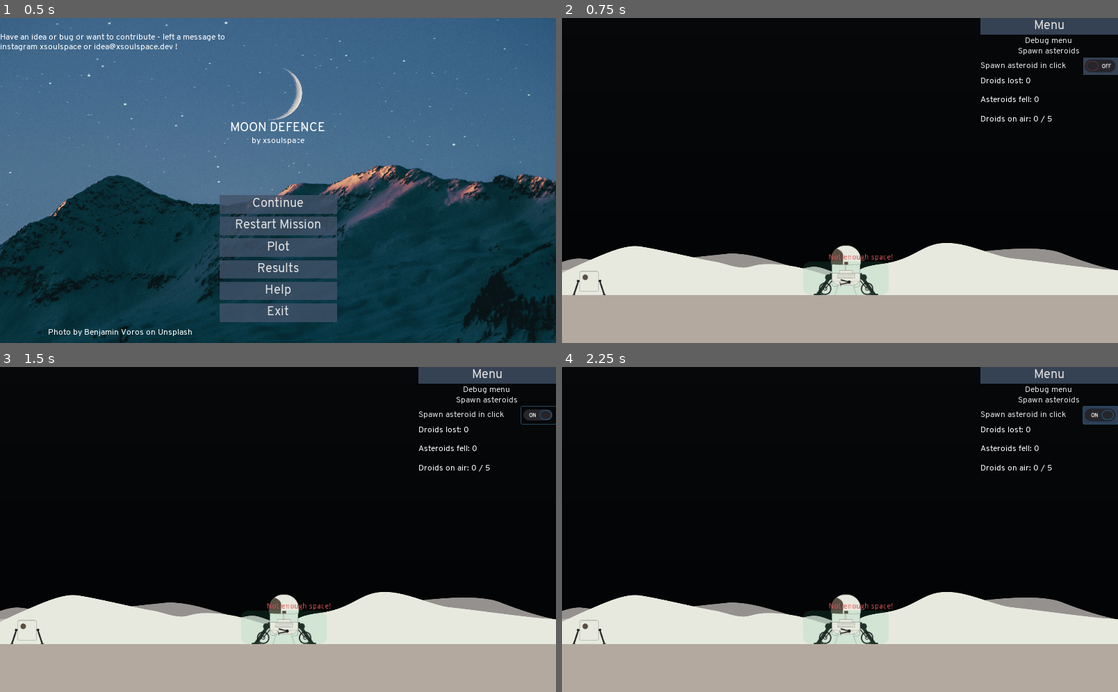
Above: before the commit, frames 1-4 (two rows, left to right).
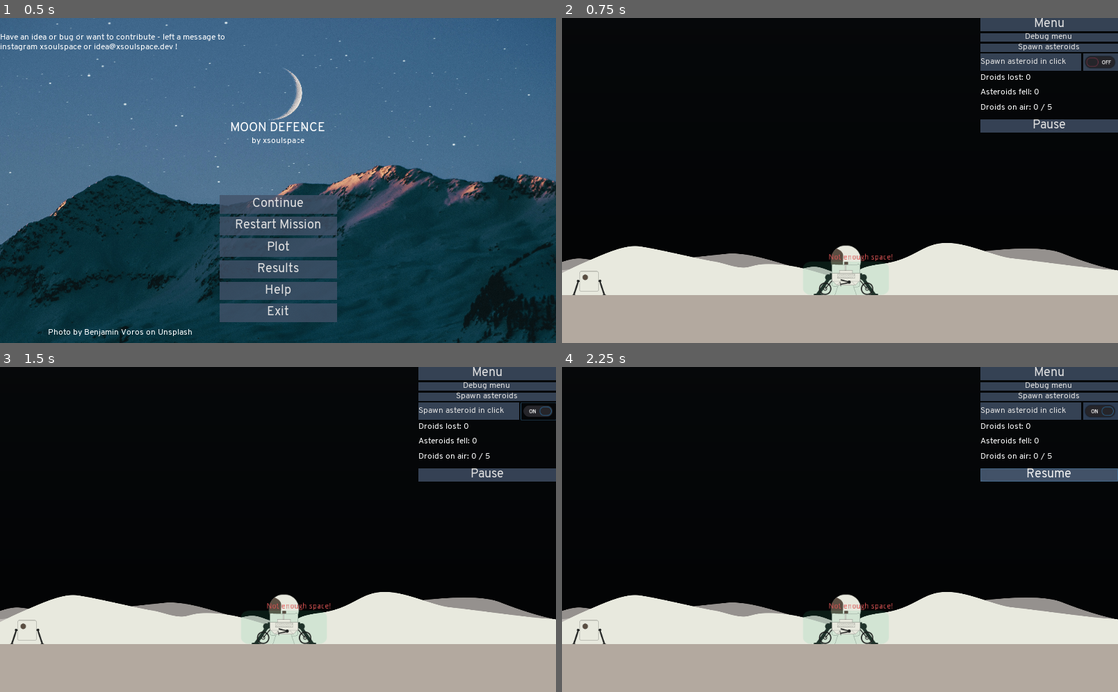
Above: after the commit, the same moments.

Repository: Arenukvern/gd_moon_defence
Game: Godot game, scene res://levels/ScenesRoot.tscn
Same seed, same stepped clock (60 frames per second), same inputs: the game is played once before the commit and once after it.
Inputs (mouse positions are in pixels of both pictures, inside the frame that each line leads up to; where the layout moved, square brackets give the same spot in the first picture):
- Up to frame 1 (0.5 s): no input
- Up to frame 2 (0.75 s): click "Restart Mission" at 0.5 s
- Up to frame 3 (1.5 s): click (539, 412) [539, 415] at 1.25 s
- Up to frame 4 (2.25 s): click (1051, 474) at 2 s, where only the run after the commit has a clickable "Pause"

Frame 1 is identical in both runs. In frame 2, 4.0% of the frame differs, in the area x 75-100%, y 0-36%; in frame 3, 3.9%; in frame 4, 4.1%.

Commit message:
Add: scale asteroid dependable from mass Add: pause/resume game

Diff:
--- a/objects/asteroid/ice_watered/IceWateredAsteroid.gd
+++ b/objects/asteroid/ice_watered/IceWateredAsteroid.gd
@@ -13,7 +13,8 @@
 	define_target_position()
 	randomize()
 	mass = rand_range( 1,  mass_max)
-
+	var mass_ratio = mass/ mass_max
+	self.scale = Vector2(mass_ratio,mass_ratio)
 	var iceResource:= BaseResourceFactory.getWaterIce(mass)
 	health_damage_system.initSystem( [ iceResource ] )
 
--- /dev/null
+++ b/ui_debug/PauseButton.gd
@@ -0,0 +1,16 @@
+extends Button
+
+var isPaused: bool setget set_isPaused, get_isPaused
+func set_isPaused(isPaused: bool)->void:
+	if isPaused:
+		self.text = 'Resume'
+	else:
+		self.text = 'Pause'
+
+	get_tree().paused = isPaused
+
+func get_isPaused()-> bool:
+	return get_tree().paused
+
+func _on_PauseButton_button_up():
+	self.isPaused = not self.isPaused
--- a/ui_debug/SpawnAsteroid.gd
+++ b/ui_debug/SpawnAsteroid.gd
@@ -1,8 +1,8 @@
 extends HBoxContainer
 
 onready var root: Node = $'.'
-export var is_spawn_enabled: bool= false setget set_is_spawn_enabled
-onready var checkButton: CheckButton = get_node('SpawnAsteroidMouseClickCheckButton')
+export var is_spawn_enabled: bool = false setget set_is_spawn_enabled
+onready var checkButton: CheckButton = $'SpawnAsteroidMouseClickCheckButton'
 
 func set_is_spawn_enabled(isEnable:bool)->void:
 	is_spawn_enabled = isEnable
@@ -12,7 +12,7 @@
 	self.is_spawn_enabled = false
 
 func _unhandled_input(event: InputEvent) -> void:
-	if self.is_spawn_enabled:
+	if is_spawn_enabled:
 		var isLeftClick = InputHelper.isLeftClick(event)
 		if isLeftClick:
 			AsteroidsState.add_asteroid(get_global_mouse_position())
--- a/ui_debug/UIDebug.tscn
+++ b/ui_debug/UIDebug.tscn
@@ -7,13 +7,18 @@
 [ext_resource path="res://ui_debug/OpenButton.gd" type="Script" id=5]
 [ext_resource path="res://ui_debug/SpawnAsteroids.gd" type="Script" id=6]
 [ext_resource path="res://ui_debug/SpawnAsteroid.gd" type="Script" id=7]
+[ext_resource path="res://ui_debug/PauseButton.gd" type="Script" id=8]
 
 [node name="UIDebug" type="Control"]
+pause_mode = 2
 anchor_right = 1.0
 anchor_bottom = 1.0
 margin_left = 771.0
 margin_bottom = -389.0
 script = ExtResource( 1 )
+__meta__ = {
+"_edit_use_anchors_": false
+}
 
 [node name="ButtonsContainer" type="VBoxContainer" parent="."]
 anchor_left = 1.0
@@ -21,33 +26,34 @@
 margin_left = -253.0
 margin_bottom = 211.0
 theme = ExtResource( 2 )
+__meta__ = {
+"_edit_use_anchors_": false
+}
 
 [node name="OpenMenuButton" parent="ButtonsContainer" instance=ExtResource( 3 )]
 margin_right = 253.0
-margin_bottom = 30.0
+margin_bottom = 24.0
 
 [node name="OpenButton" type="Button" parent="ButtonsContainer"]
-margin_top = 34.0
+margin_top = 28.0
 margin_right = 253.0
-margin_bottom = 50.0
+margin_bottom = 44.0
 custom_fonts/font = ExtResource( 4 )
 text = "Debug menu"
-flat = true
 script = ExtResource( 5 )
 
 [node name="SpawnAsteroids" type="Button" parent="ButtonsContainer"]
-margin_top = 54.0
+margin_top = 48.0
 margin_right = 253.0
-margin_bottom = 70.0
+margin_bottom = 64.0
 custom_fonts/font = ExtResource( 4 )
 text = "Spawn asteroids"
-flat = true
 script = ExtResource( 6 )
 
 [node name="SpawnAsteroidToMouseClick" type="HBoxContainer" parent="ButtonsContainer"]
-margin_top = 74.0
+margin_top = 68.0
 margin_right = 253.0
-margin_bottom = 106.0
+margin_bottom = 100.0
 size_flags_horizontal = 3
 script = ExtResource( 7 )
 
@@ -57,7 +63,6 @@
 size_flags_horizontal = 3
 custom_fonts/font = ExtResource( 4 )
 text = "Spawn asteroid in click"
-flat = true
 align = 0
 
 [node name="SpawnAsteroidMouseClickCheckButton" type="CheckButton" parent="ButtonsContainer/SpawnAsteroidToMouseClick"]
@@ -66,9 +71,9 @@
 margin_bottom = 32.0
 
 [node name="DroidsLostCurrentHighscore" type="Label" parent="ButtonsContainer"]
-margin_top = 110.0
+margin_top = 104.0
 margin_right = 253.0
-margin_bottom = 141.0
+margin_bottom = 127.0
 size_flags_horizontal = 3
 size_flags_vertical = 3
 custom_fonts/font = ExtResource( 4 )
@@ -76,9 +81,9 @@
 autowrap = true
 
 [node name="AsteroidsFellCurrentHighscore" type="Label" parent="ButtonsContainer"]
-margin_top = 145.0
+margin_top = 131.0
 margin_right = 253.0
-margin_bottom = 176.0
+margin_bottom = 155.0
 size_flags_horizontal = 3
 size_flags_vertical = 3
 custom_fonts/font = ExtResource( 4 )
@@ -86,15 +91,23 @@
 autowrap = true
 
 [node name="DroidsLimit" type="Label" parent="ButtonsContainer"]
-margin_top = 180.0
+margin_top = 159.0
 margin_right = 253.0
-margin_bottom = 211.0
+margin_bottom = 182.0
 size_flags_horizontal = 3
 size_flags_vertical = 3
 custom_fonts/font = ExtResource( 4 )
 text = "DroidsLimit"
 autowrap = true
+
+[node name="PauseButton" type="Button" parent="ButtonsContainer"]
+margin_top = 186.0
+margin_right = 253.0
+margin_bottom = 210.0
+text = "Pause"
+script = ExtResource( 8 )
 [connection signal="button_up" from="ButtonsContainer/OpenButton" to="ButtonsContainer/OpenButton" method="_on_OpenButton_button_up"]
 [connection signal="button_up" from="ButtonsContainer/SpawnAsteroids" to="ButtonsContainer/SpawnAsteroids" method="_on_SpawnAsteroids_button_up"]
 [connection signal="button_up" from="ButtonsContainer/SpawnAsteroidToMouseClick/SpawnAsteroidToMouseClickButton" to="ButtonsContainer/SpawnAsteroidToMouseClick" method="_on_SpawnAsteroidToMouseClickButton_button_up"]
 [connection signal="button_up" from="ButtonsContainer/SpawnAsteroidToMouseClick/SpawnAsteroidMouseClickCheckButton" to="ButtonsContainer/SpawnAsteroidToMouseClick" method="_on_SpawnAsteroidMouseClickCheckButton_button_up"]
+[connection signal="button_up" from="ButtonsContainer/PauseButton" to="ButtonsContainer/PauseButton" method="_on_PauseButton_button_up"]
Not shown: 1 places in ui_debug/UIDebug.tscn that only renumber resources
